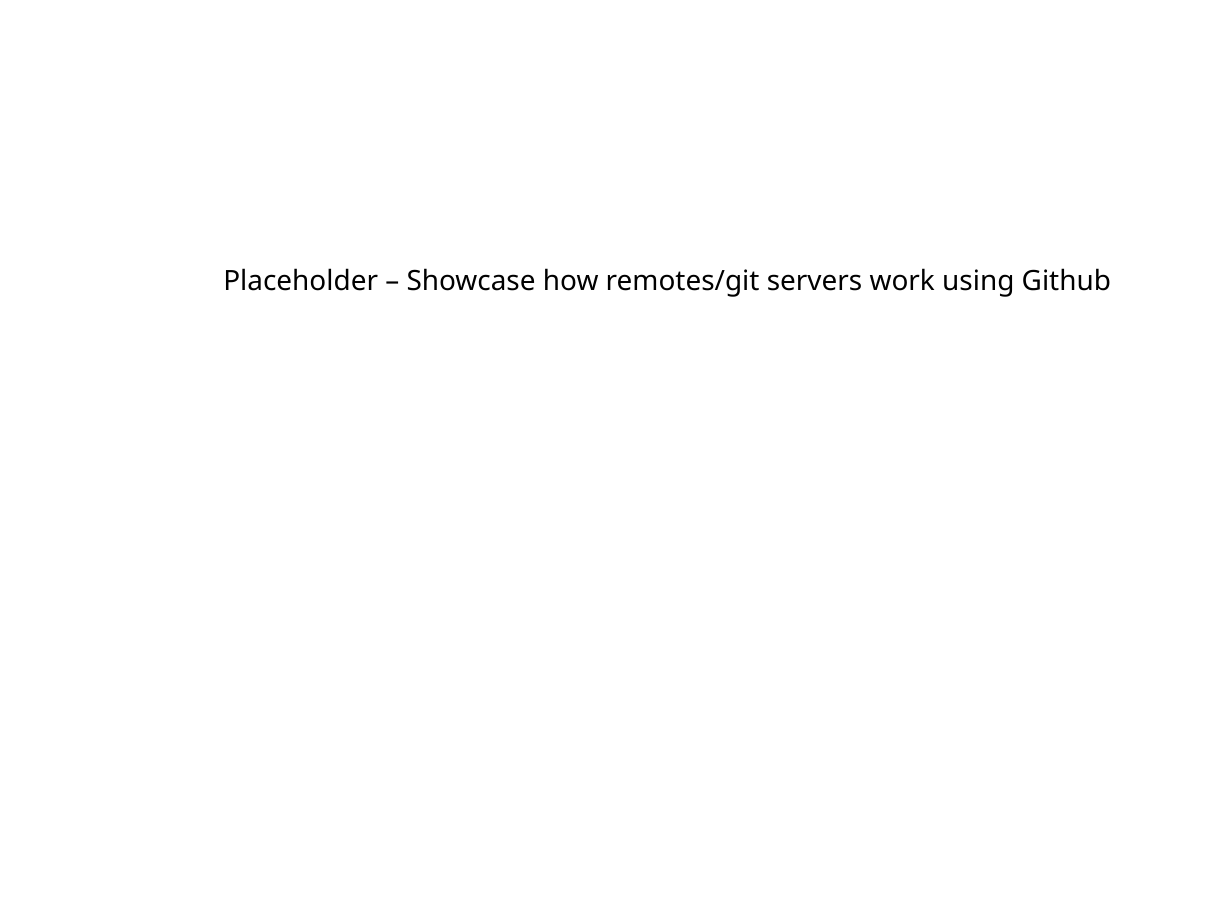
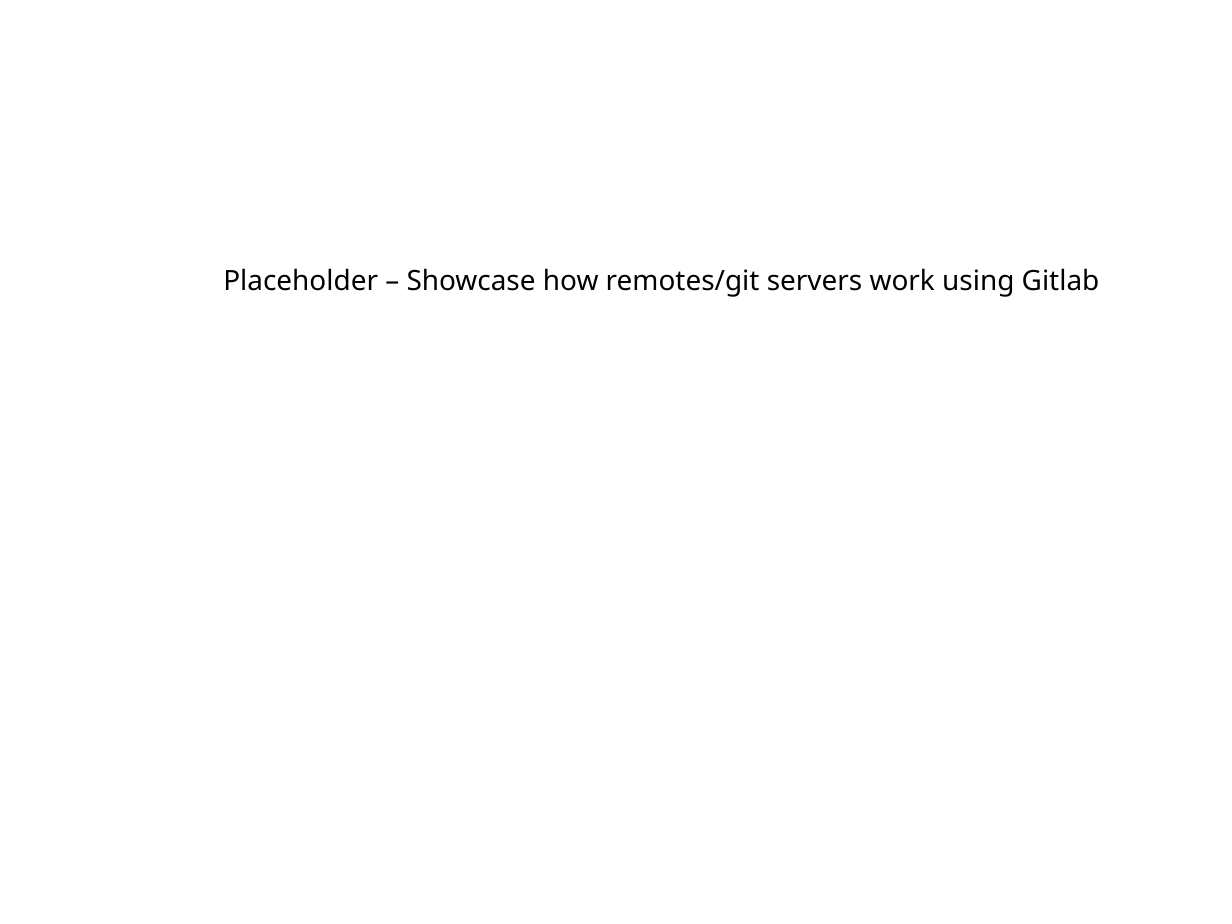
Before and after one commit to ethanwillis/git_presentation, a slide deck: slide 33 of git_presentation_slideshow.odp (slide 32 before the commit). Drawn at 1232x924 pixels with LibreOffice and Linux fonts; fonts in the diff are those of the drawing. Boxes give left, top, right and bottom in pixels: in the first picture for what was removed or moved away, otherwise in the second. Text is boxed around its words. In the diff, an @@ line names an element or a change of style, - is before the commit and + after.

```diff
--- a/git_presentation_slideshow.odp
+++ b/git_presentation_slideshow.odp
@@ text at box(223, 268, 1100, 297): text changed @@
-Placeholder – Showcase how remotes/git servers work using Github
+Placeholder – Showcase how remotes/git servers work using Gitlab
```
Also in this commit, not shown: 3 other slides changed, 1 slide added.
